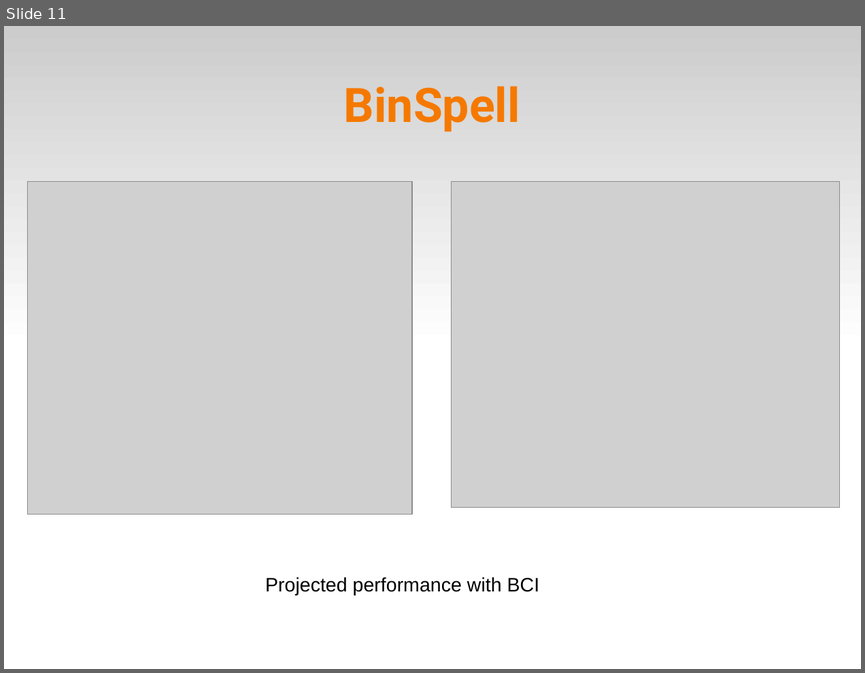
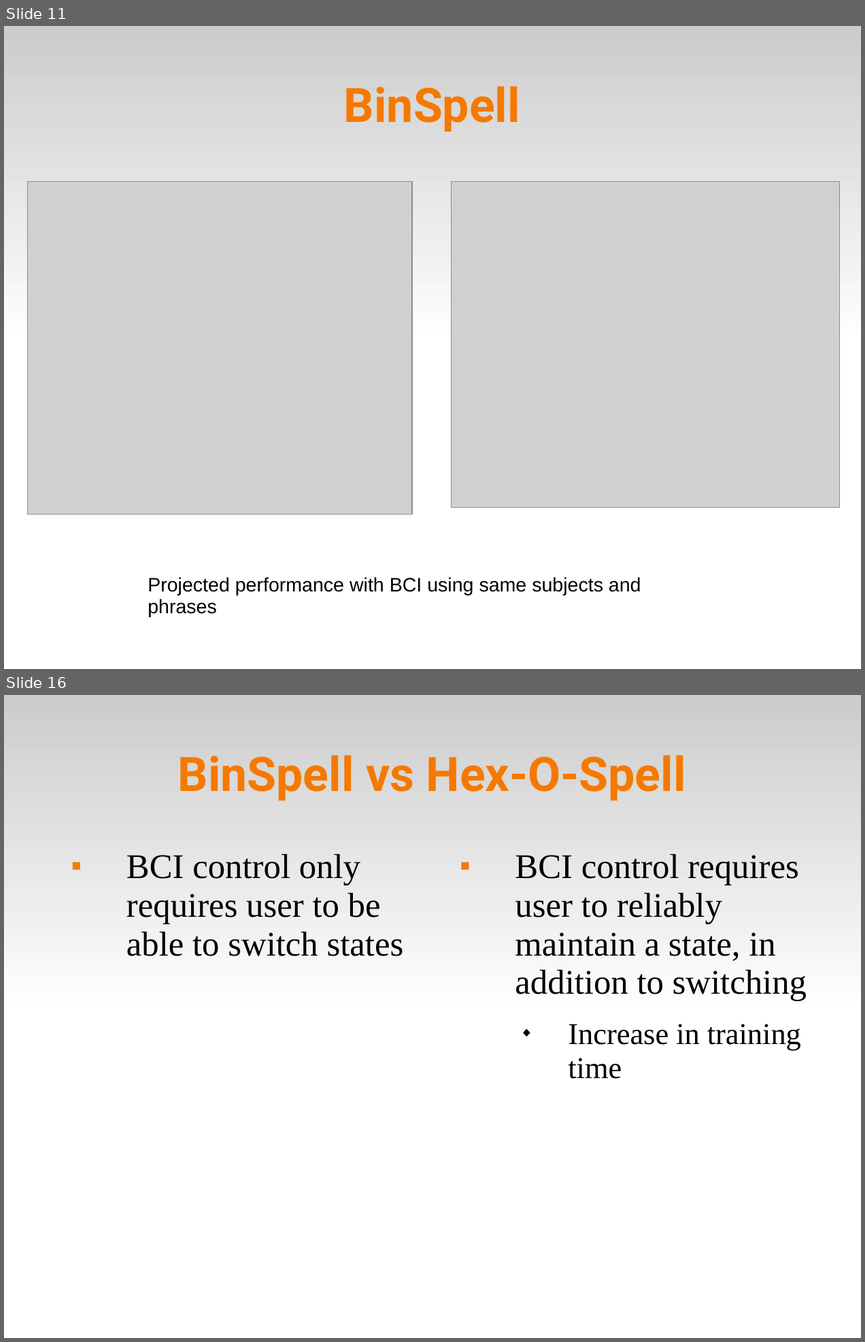
Before and after one commit to abdullah38rcc/BCI-Virtual-Keyboard, a slide deck: circlespell/docs/virtKey.ppt. Shown one above the other, each under a label of ours: slide 11 before the commit, slides 11 and 16 after it; the slides between them are not shown. The pictures are 865x673 and 865x1342 pixels, drawn with LibreOffice and Linux fonts; fonts in the diff are those of the drawing; grey boxes stand for pictures. Boxes give left, top, right and bottom in pixels: in the first picture for what was removed or moved away, otherwise in the second. Text is boxed around its words. In the diff, an @@ line names an element or a change of style, - is before the commit and + after.

```diff
--- a/circlespell/docs/virtKey.ppt
+++ b/circlespell/docs/virtKey.ppt
@@ slide 16 added at [4, 695, 861, 1338], background #FFFFFF; not listed: 1 template element that a slide beside it also shows @@
@@ title added at [178, 755, 686, 800], 44 pt, text #F57900, bold @@
+BinSpell vs Hex-O-Spell
@@ text added at [126, 853, 404, 956], 32 pt, text #000000 @@
+■ BCI control only requires user to be able to switch states
@@ text added at [515, 853, 806, 1079], 32 pt, text #000000 @@
+■ BCI control requires user to reliably maintain a state, in addition to switching
+  ◆ Increase in training time
@@ slide 11 changed as well @@
@@ text at [147, 577, 641, 616]: text changed @@
-Projected performance with BCI
+Projected performance with BCI using same subjects and phrases
```
Also in this commit, not shown: 3 other slides changed, 5 other slides added, 5 other files.
